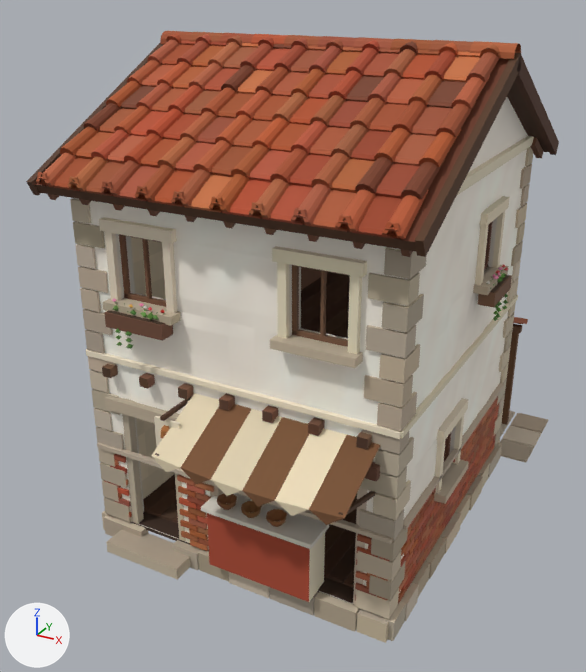
Before and after pictures for a commit that changed the glTF model godot/assets/kit/houses/artisan_2_2.glb.
Before and after are seen from a camera (50 mm lens) standing at (4.03, -7.97, 6.1) and looking at (-0.25, -0.2, 2.21). Arrows for +X, +Y and +Z are at lower left; the lights stay in place. The picture after the commit comes second. Vertices at exactly the same position are counted once.

Before the edit, the objects in view are built like this:
```python
me_house = bpy.data.meshes.new('House')
me_house.from_pydata(...)  # 10120 vertices, 13188 faces; spans x -2.05..2.23, y -2.72..3.27, z -0.02..5.56
me_house.materials.append(mat_civkit)
me_rooms = bpy.data.meshes.new('Rooms')
me_rooms.from_pydata(...)  # 1823 vertices, 2939 faces; spans x -1.8..1.8, y -1.95..1.95, z 0.24..5.43
me_rooms.materials.append(mat_civkit)
me_walls = bpy.data.meshes.new('Walls')
me_walls.from_pydata(...)  # 1180 vertices, 2002 faces; spans x -1.81..1.81, y -1.96..1.96, z 0.24..5.43
me_walls.materials.append(mat_civplaster)
ob_house = bpy.data.objects.new('House', me_house)
ob_house.location = (0.0, 0.0, 0.0)
ob_rooms = bpy.data.objects.new('Rooms', me_rooms)
ob_rooms.location = (0.0, 0.0, 0.0)
ob_walls = bpy.data.objects.new('Walls', me_walls)
ob_walls.location = (0.0, 0.0, 0.0)
```
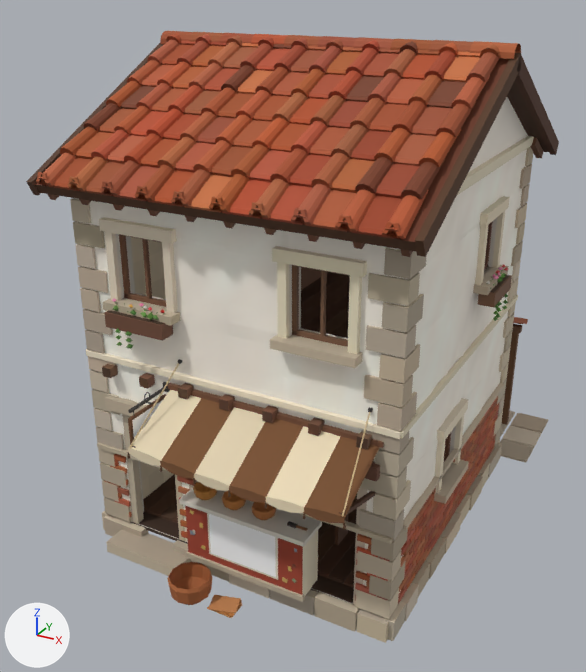
Changed parts and their boxes [x1, y1, x2, y2] in the pictures (586 x 672 px; the box of a moved part takes in the faces that stretch with it):
part 1 of me_house, moved or reshaped (mostly hidden)
    before: [210, 485, 223, 497]
    after: [189, 480, 198, 490]
part 2 of me_house, added (red)
    after: [185, 506, 318, 596]
part 3 of me_house, added
    after: [179, 488, 322, 547]
part 4 of me_house, added
    after: [185, 551, 305, 602]
part 5 of me_house, added
    after: [207, 513, 278, 580]
part 6 of me_house, moved or reshaped
    before: [207, 513, 325, 602]
    after: [292, 564, 296, 568]
part 7 of me_house, moved or reshaped
    before: [201, 493, 329, 549]
    after: [282, 577, 288, 583]
part 8 of me_house, moved or reshaped (not visible afterwards)
    before: [160, 397, 191, 421]
part 9 of me_house, added
    after: [287, 521, 298, 528]
part 10 of me_house, rebuilt
    before: [217, 493, 237, 510]
    after: [222, 491, 246, 510]
part 11 of me_house, deleted
    before: [160, 425, 287, 551]
part 12 of me_house, built on
    before: [151, 393, 380, 525]
    after: [127, 359, 384, 618]
part 13 of me_house, recoloured
    both: [112, 396, 498, 594]
part 14 of me_house, edited (looks the same)
    both: [48, 138, 543, 605]

Diff of the bpy script that builds the scene:
```diff
--- a/godot/assets/kit/houses/artisan_2_2.glb.py
+++ b/godot/assets/kit/houses/artisan_2_2.glb.py
@@ mat_civsign @@
+mat_civsign = bpy.data.materials.new('CivSign')
+# uses the picture img_civ_white
@@ mat_civcloth @@
+mat_civcloth = bpy.data.materials.new('CivCloth')
+# uses the picture img_civ_white
@@ mat_civwood @@
+mat_civwood = bpy.data.materials.new('CivWood')
+# uses the picture img_civ_white
@@ me_house @@
-me_house.from_pydata(...)  # 10120 vertices, 13188 faces; spans x -2.05..2.23, y -2.72..3.27, z -0.02..5.56
+me_house.from_pydata(...)  # 11465 vertices, 15340 faces; spans x -2.05..2.23, y -2.74..3.27, z -0.02..5.56
+# me_house part 1: the loose piece of 8 vertices spanning x -0.3..-0.2, y -1.95..-1.83, z 0.24..1.86 is moved by (-0.28, 0.0, 0.0)
+# me_house part 2: a new loose piece, a box spanning x -0.5..0.93, y -2.14..-1.8, z 0.24..0.96, in mat_civkit
+# me_house part 3: a new loose piece, a box spanning x -0.54..0.972, y -2.19..-1.79, z 0.96..1.01, in mat_civkit
+# me_house part 4: a new loose piece, a box spanning x -0.52..0.952, y -2.17..-2.13, z 0.24..0.3, in mat_civkit
+# me_house part 5: a new loose piece, a box spanning x -0.214..0.646, y -2.145..-2.139, z 0.3834..0.9734, in mat_civkit
+# me_house part 6: the loose piece of 8 vertices spanning x -0.22..1.01, y -2.14..-1.8, z 0.24..0.96 is turned -99.3 degrees about the y axis through its middle and scaled by 0.0402, then moved by (0.44, -0.17, 0.03)
+# me_house part 7: the loose piece of 8 vertices spanning x -0.26..1.05, y -2.19..-1.79, z 0.96..1.01 is scaled about its middle by (-0.0482, 0.015, -0.93), then moved by (0.33, -0.15, -0.57)
+# me_house part 8: the loose piece of 8 vertices spanning x -0.5..-0.46, y -2.45..-1.95, z 2.12..2.16 is multiplied about its middle by the matrix ((-0.257, 0.0, 0.0), (0.0, -0.201, -0.161), (0.0, -0.161, 0.201)), then moved by (1.92, 0.22, -0.32)
+# me_house part 9: a new loose piece, a box spanning x 0.692..0.792, y -2.03..-1.99, z 1.01..1.04, in mat_civkit
+# me_house part 10: the loose piece of 24 vertices spanning x -0.13..0.09, y -2.16..-1.94, z 1.01..1.11 is rebuilt with 40 vertices and now spans x -0.08..0.18, y -2.13..-1.89, z 1.01..1.15
+# me_house part 11: 22 loose pieces with 262 vertices, spanning x -0.59..0.86, y -2.43..-1.93, z 0.25..2.03, are deleted
+# me_house part 12: 6 vertices moved from x -0.43..0.61, y -2.05..-1.89, z 1.62..2.0 to x -0.71..0.61, y -2.05..-1.89, z 1.62..2.0; 91 vertices removed from x -0.63..1.64, y -2.72..-1.93, z 1.01..2.22; 1446 vertices added at x -0.81..1.68, y -2.74..-0.96, z 0.0..2.56
+# me_house part 13: 3746 kept faces spanning x -1.86..1.86, y -2.01..1.74, z 0.25..1.24 get new vertex colours
+# me_house part 14: 1112 faces spanning x -1.89..2.02, y -2.71..2.95, z 0.0..4.42 switch from mat_civkit to mat_civwood
+# other edits to the shape of me_house do not show in these pictures
+me_house.materials.append(mat_civcloth)
+me_house.materials.append(mat_civsign)
```
